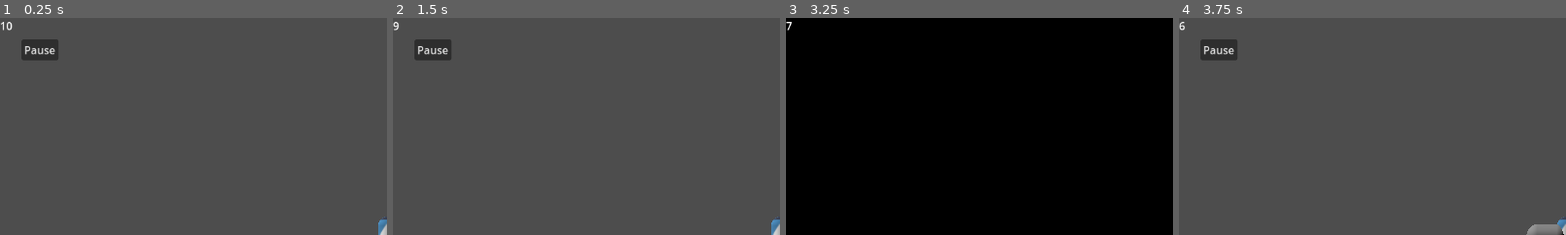
Above: before the commit, frames 1-4 (left to right).
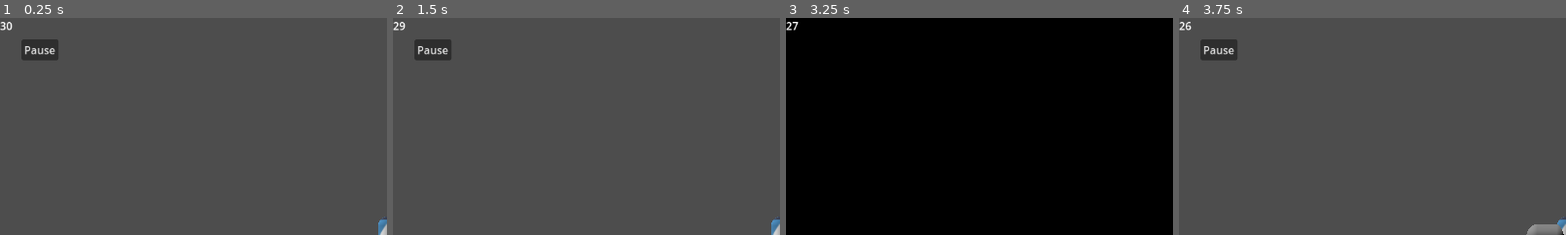
Above: after the commit, the same moments.

Repository: Biosaur/GIGGJMay2024
Game: Godot game, scene res://Game.tscn
The game is run twice, just before and just after one commit, with the same random seed, the same clock (stepped at 60 frames per second) and the same inputs. The engine's default icon, where the game draws it, is replaced by a stand-in: a white triangle on a blue panel in a dark square.
Inputs:
- Up to frame 1 (0.25 s): no input
- Up to frame 2 (1.5 s): tap Enter at 0.5 s; hold Right (right) 0.53-1.28 s; tap X (attack) at 0.6 s; tap Z (jump) at 0.77 s; hold Down (down) from 1.28 s (still down); tap C (ability) at 1.35 s
- Up to frame 3 (3.25 s): tap Z (jump) at 1.52, 3.02 s; tap X (attack) at 1.55, 2.1, 3.05 s; release Down (down) at 2.03 s; hold Right (right) 2.03-2.78 s; hold Up (up) from 2.78 s (still down); tap F at 2.85 s
- Up to frame 4 (3.75 s): release Up (up) at 3.53 s; hold Left (left) from 3.53 s (still down); tap X (attack) at 3.6 s
The pictures show only the part of the screen within x 0-50%, y 0-50%; the shares and areas given below are measured in that part.

The runs differ from the first frame. In frame 1, less than 0.1% of the frame differs, in the area x 0-2%, y 1-6%; in frame 2, less than 0.1%; in frame 3, less than 0.1%; in frame 4, less than 0.1%, in the area x 0-4%, y 1-6%.

Commit message:
Add remaining sfx

Diff:
--- a/Game Objects/Player/CharacterController3D.gd
+++ b/Game Objects/Player/CharacterController3D.gd
@@ -124,6 +124,8 @@
 			projectile.global_position = global_position
 			projectile.velocity = Vector2(slashDirection.x, -slashDirection.y) * 20
 			triggerRecoil(attackRecoil, global_position + Vector3(slashDirection.x, -slashDirection.y, 0))
+			$SoundEffects/Spread_1.play()
+
 	if isDashing:
 		velocity = dashDirection * dashVelocity
 	else:
@@ -170,6 +172,7 @@
 
 func _on_hitbox_area_entered(area):
 	if area.is_in_group("Powerup"):
+		$SoundEffects/Item_Pickup.play()
 		if area.owner.is_in_group("Butter"):
 			currentPowerup = PowerupClass.BUTTER
 		elif area.owner.is_in_group("PeanutButter"):
--- a/Game Objects/Player/Player.tscn
+++ b/Game Objects/Player/Player.tscn
@@ -6,6 +6,8 @@
 [ext_resource type="AudioStream" uid="uid://be8ychlwiupfx" path="res://Assets/Sound Effects/Jump.mp3" id="4_eg7k4"]
 [ext_resource type="AudioStream" uid="uid://cgeb7wiid0wj5" path="res://Assets/Sound Effects/Footsteps_1.mp3" id="5_gjexf"]
 [ext_resource type="AudioStream" uid="uid://cxir88jpnequw" path="res://Assets/Sound Effects/Dash_1.wav" id="6_m5wkm"]
+[ext_resource type="AudioStream" uid="uid://bdeu4fijt5yrx" path="res://Assets/Sound Effects/Spread_2.ogg" id="7_qhg1k"]
+[ext_resource type="AudioStream" uid="uid://7egyxxuctkya" path="res://Assets/Sound Effects/Item_Pickup_1.wav" id="8_exrx4"]
 
 [sub_resource type="SpriteFrames" id="SpriteFrames_ln0rg"]
 animations = [{
@@ -167,6 +169,12 @@
 [node name="Dash" type="AudioStreamPlayer2D" parent="SoundEffects"]
 stream = ExtResource("6_m5wkm")
 
+[node name="Spread_1" type="AudioStreamPlayer2D" parent="SoundEffects"]
+stream = ExtResource("7_qhg1k")
+
+[node name="Item_Pickup" type="AudioStreamPlayer2D" parent="SoundEffects"]
+stream = ExtResource("8_exrx4")
+
 [node name="Timer" type="Timer" parent="."]
 
 [connection signal="area_entered" from="Hitbox" to="." method="_on_hitbox_area_entered"]
--- a/Game.gd
+++ b/Game.gd
@@ -43,6 +43,10 @@
 		timer = $Level/Timer
 		$Level/Timer._timer_start()
 		timer_text = $Level/Time_remaining
+
+		# Play the level complete sound
+		$SoundEffects/Level_Complete.play()
+
 	else:
 		$"Control/MarginContainer/Spreadable Warning".show()
 		await get_tree().create_timer(3).timeout
@@ -71,3 +75,4 @@
 func _on_spread():
 	numSpreaded += 1
 	$"Control/MarginContainer/Spreadable Counter".spread(numSpreaded, numSpreadables)
+	$SoundEffects/Spread_1.play()
--- a/Game.tscn
+++ b/Game.tscn
@@ -1,10 +1,12 @@
-[gd_scene load_steps=9 format=3 uid="uid://blf1a1ck5qbt4"]
+[gd_scene load_steps=11 format=3 uid="uid://blf1a1ck5qbt4"]
 
 [ext_resource type="PackedScene" uid="uid://dakx2oyqa3mha" path="res://Level/Levels/Level1.tscn" id="1_e67bx"]
 [ext_resource type="Script" path="res://Game.gd" id="1_lmsfh"]
 [ext_resource type="Script" path="res://Control.gd" id="2_67g0b"]
 [ext_resource type="Script" path="res://Spreadable Counter.gd" id="3_48ruf"]
 [ext_resource type="AudioStream" uid="uid://dgwvwh55squ6y" path="res://Assets/Sound Effects/Death.mp3" id="5_0ev4h"]
+[ext_resource type="AudioStream" uid="uid://bdeu4fijt5yrx" path="res://Assets/Sound Effects/Spread_2.ogg" id="6_smeeu"]
+[ext_resource type="AudioStream" uid="uid://b6b2mnsjburhv" path="res://Assets/Sound Effects/Level_Complete.mp3" id="7_rea1y"]
 
 [sub_resource type="Animation" id="Animation_6simj"]
 resource_name = "Swip"
@@ -141,4 +143,10 @@
 [node name="Death" type="AudioStreamPlayer2D" parent="SoundEffects"]
 stream = ExtResource("5_0ev4h")
 
+[node name="Spread_1" type="AudioStreamPlayer2D" parent="SoundEffects"]
+stream = ExtResource("6_smeeu")
+
+[node name="Level_Complete" type="AudioStreamPlayer2D" parent="SoundEffects"]
+stream = ExtResource("7_rea1y")
+
 [connection signal="pressed" from="Control/MarginContainer/Pause Button" to="." method="_on_pause_button_pressed"]
--- a/Level/Levels/Level1.tscn
+++ b/Level/Levels/Level1.tscn
@@ -33,7 +33,7 @@
 transform = Transform3D(0.475504, 0.612016, -0.631927, -0.00129373, 0.718819, 0.695196, 0.879712, -0.329751, 0.342593, 0, 0, 0)
 
 [node name="Timer" type="Timer" parent="."]
-wait_time = 10.0
+wait_time = 30.0
 one_shot = true
 autostart = true
 script = ExtResource("4_hd4yr")
Not shown: 1 places in Game Objects/Player/Player.tscn that only renumber resources
